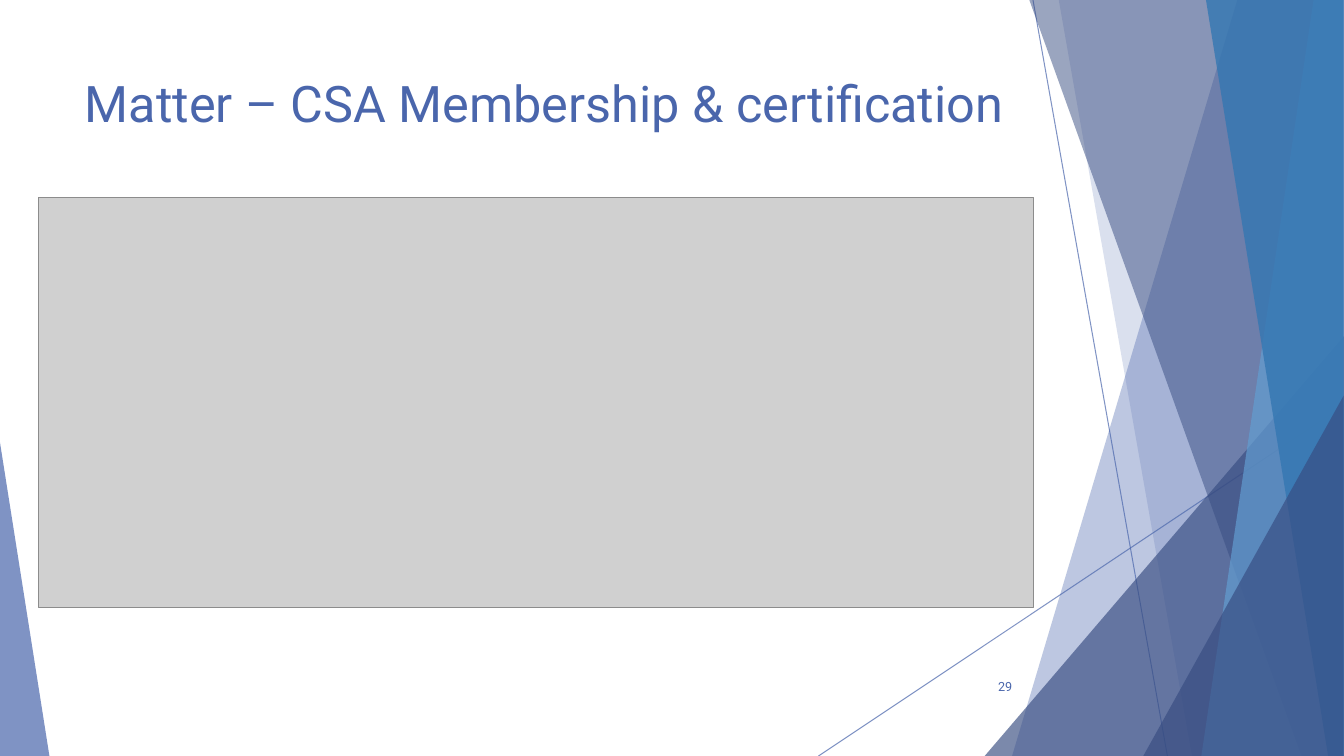
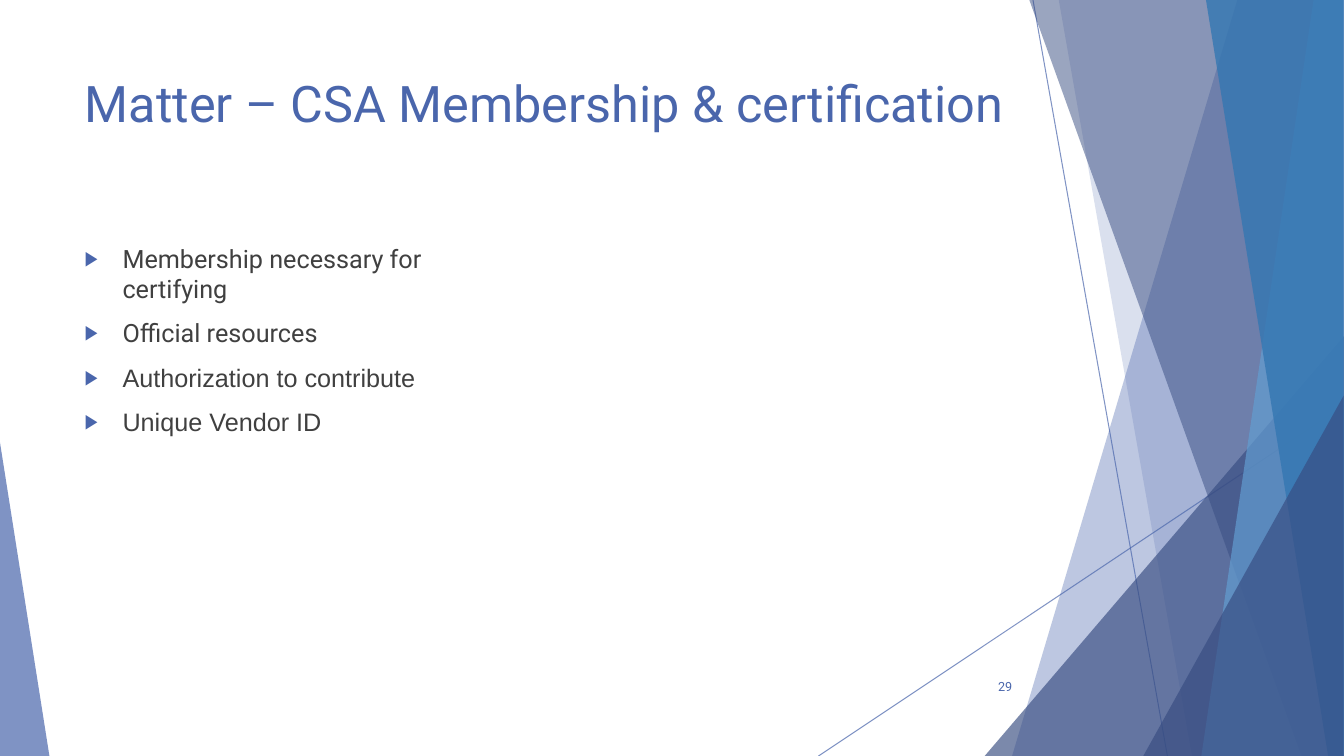
Before and after one commit to GysenBart/ProjectThreadMatter, a slide deck: slide 29 of Presentatie/ProjectThreadMatter.pptx. Drawn at 1344x756 pixels with LibreOffice and Linux fonts; fonts in the diff are those of the drawing; grey boxes stand for pictures. Boxes give left, top, right and bottom in pixels: in the first picture for what was removed or moved away, otherwise in the second. Text is boxed around its words. In the diff, an @@ line names an element or a change of style, - is before the commit and + after.

Commit message:
finished Matter section, added all the sections

```diff
--- a/Presentatie/ProjectThreadMatter.pptx
+++ b/Presentatie/ProjectThreadMatter.pptx
@@ picture removed at bbox=[38, 198, 1034, 608] @@
@@ text added at bbox=[123, 249, 422, 437], 18 pt, text #404040 @@
+▶ Membership necessary for certifying
+▶ Official resources
+▶ Authorization to contribute
+▶ Unique Vendor ID
```
Also in this commit, not shown: 9 other slides changed, 4 slides added, 1 slide removed.
